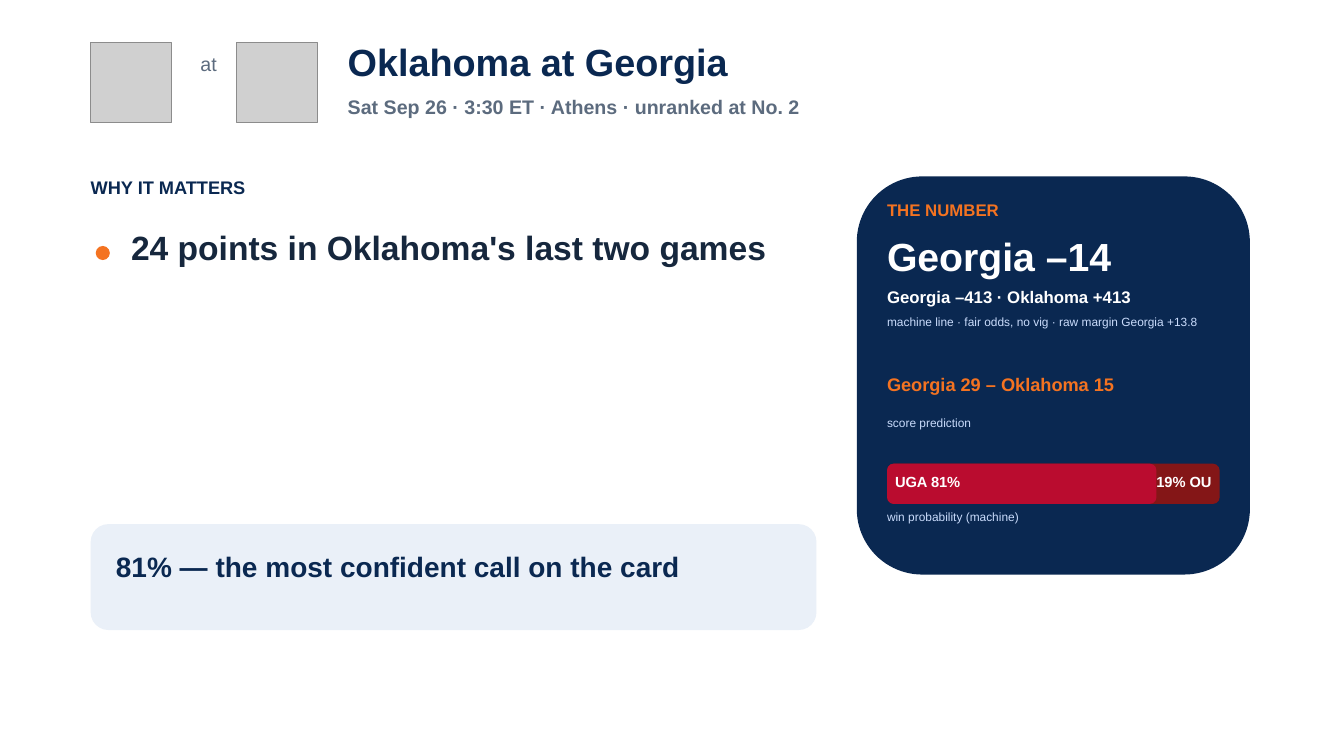
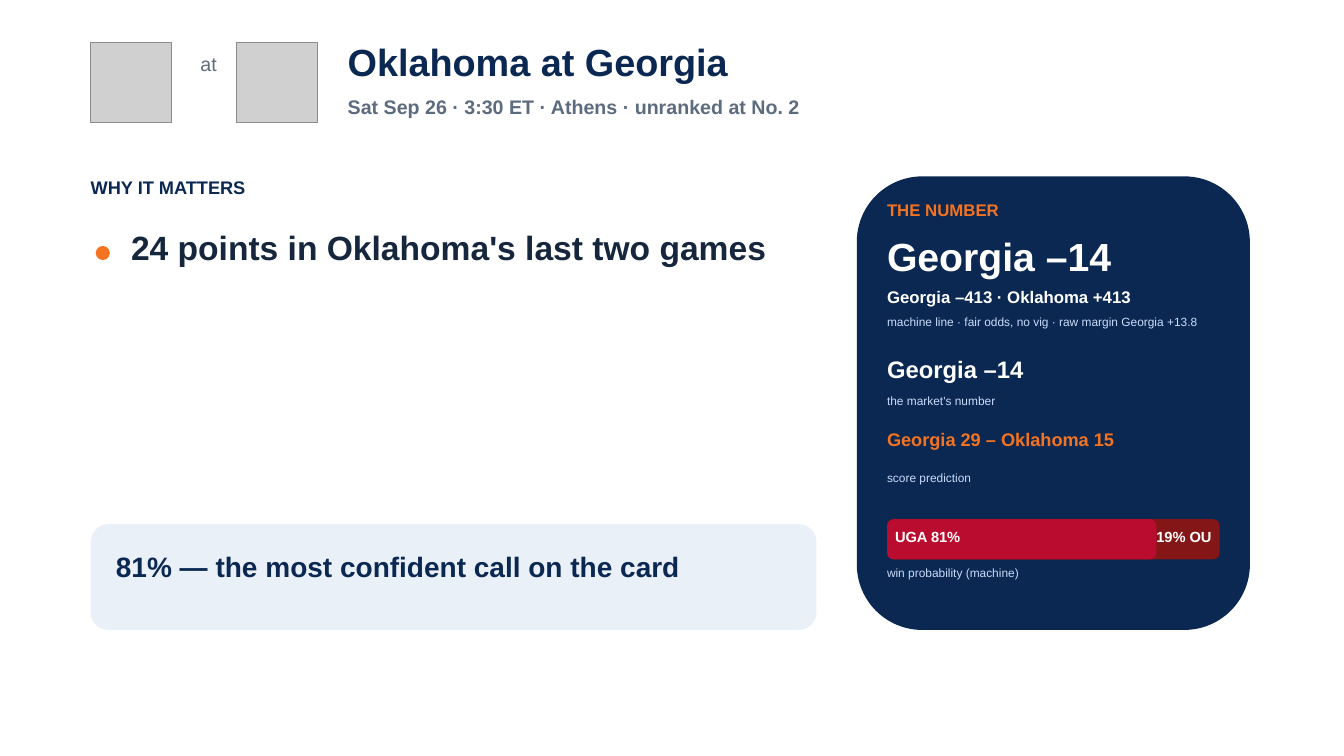
Before and after one commit to lucasalvarezflorida-lab/ncaa-fbs-analytics, a slide deck: slide 12 of decks/2026_Week4_Episode5.pptx. Drawn at 1344x756 pixels with LibreOffice and Linux fonts; fonts in the diff are those of the drawing; grey boxes stand for pictures. Boxes give left, top, right and bottom in pixels: in the first picture for what was removed or moved away, otherwise in the second. Text is boxed around its words. In the diff, an @@ line names an element or a change of style, - is before the commit and + after.

```diff
--- a/decks/2026_Week4_Episode5.pptx
+++ b/decks/2026_Week4_Episode5.pptx
@@ rounded rectangle: place and size @@
-rounded rectangle at bbox=[857, 176, 1250, 575]
+rounded rectangle at bbox=[857, 176, 1250, 630]
@@ text added at bbox=[887, 360, 1024, 383], 17 pt, text #FFFFFF, bold @@
+Georgia –14
@@ text added at bbox=[887, 396, 995, 405], 8.5 pt, text #CADCFC @@
+the market's number
@@ 5 texts, 2 rounded rectangles: place and size @@
-5 texts, 2 rounded rectangles at bbox=[887, 377, 1220, 524]
+5 texts, 2 rounded rectangles at bbox=[887, 432, 1220, 580]
```
Also in this commit, not shown: 5 other slides changed, 3 other files.
